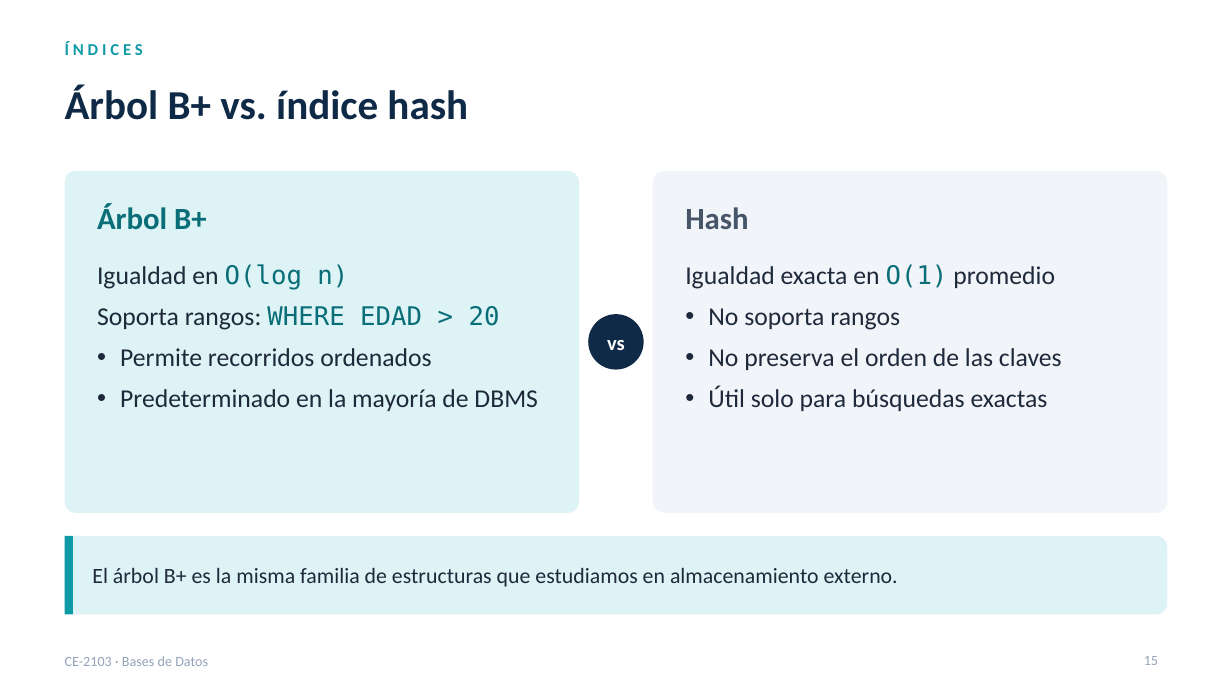
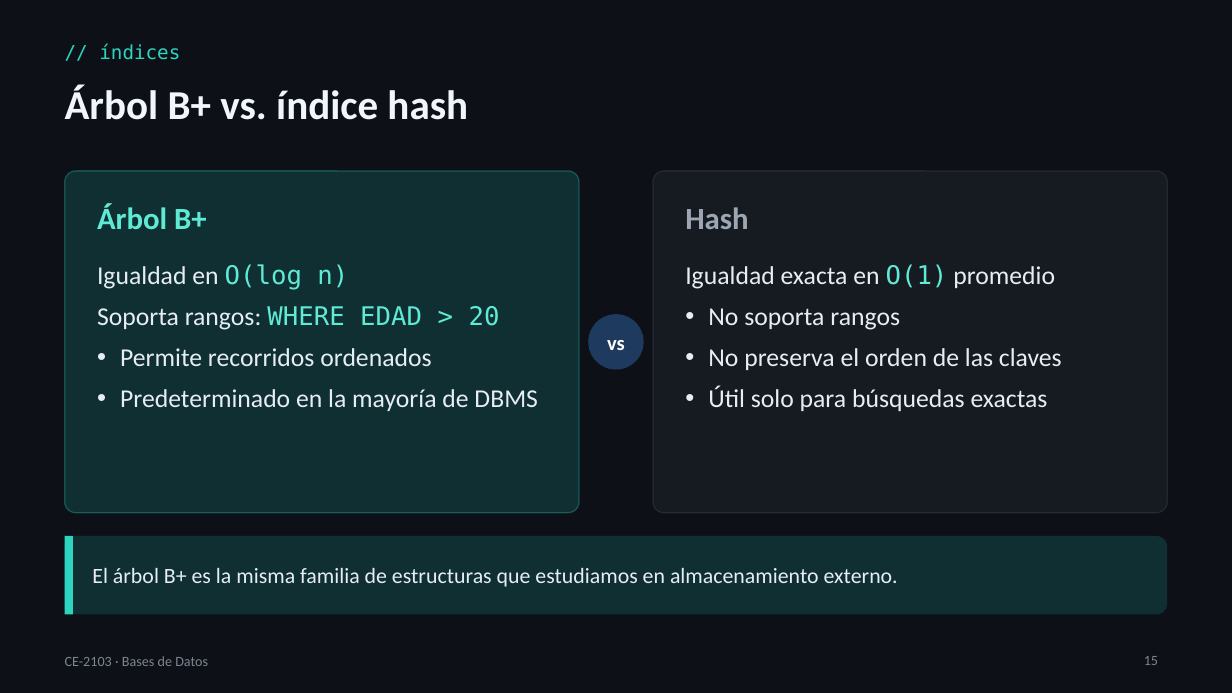
Before and after one commit to itcr-computer-engineering/data-structures-and-algorithms, a slide deck: slide 15 of presentaciones/ce-2103/Lección 08 - Bases de Datos.pptx. Drawn at 1232x693 pixels with LibreOffice and Linux fonts; fonts in the diff are those of the drawing. Boxes give left, top, right and bottom in pixels: in the first picture for what was removed or moved away, otherwise in the second. Text is boxed around its words. In the diff, an @@ line names an element or a change of style, - is before the commit and + after.

```diff
--- a/presentaciones/ce-2103/Lección 08 - Bases de Datos.pptx
+++ b/presentaciones/ce-2103/Lección 08 - Bases de Datos.pptx
@@ background #FFFFFF to #0D1117 @@
@@ text "// índices" at box(99, 44, 180, 60): vertical alignment top to middle @@
@@ text at box(99, 44, 180, 60): text changed; size 13 to 15 pt; font Calibri to DejaVu Sans Mono; text colour #0E9AA7 to #2DD4BF; bold off @@
-ÍNDICES
+// índices
@@ text "Árbol B+ vs. índice hash" at box(65, 85, 468, 120): text colour #0F2A47 to #F0F6FC @@
@@ rounded rectangle at box(65, 171, 579, 513): fill #DDF3F5 to #0F2F33; outline none to #2DD4BF 1 pt @@
@@ rounded rectangle at box(653, 171, 1168, 513): fill #F1F5F9 to #161B22; outline none to #4B5563 1 pt @@
@@ text "Árbol B+" at box(97, 203, 207, 229): text colour #0A6E78 to #5EEAD4 @@
@@ text "Hash" at box(685, 207, 748, 229): text colour #475569 to #9DA7B3 @@
@@ text "Igualdad en O(log n)" at box(97, 264, 538, 411): text colour #1E293B to #E6EDF3 in "Igualdad en", "Soporta rangos:", "Permite recorridos ordenados", "Predeterminado en la mayoría de DBMS"; text colour #0A6E78 to #5EEAD4 in "O(log n)", "WHERE EDAD > 20" @@
@@ text "Igualdad exacta en O(1) promedio" at box(685, 264, 1062, 411): text colour #1E293B to #E6EDF3; text colour #0A6E78 to #5EEAD4 in "O(1)" @@
@@ ellipse "vs" at box(589, 314, 644, 370): fill #0F2A47 to #1F3A5F @@
@@ rounded rectangle at box(65, 536, 1167, 615): fill #DDF3F5 to #0F2F33 @@
@@ rectangle at box(65, 536, 73, 615): fill #0E9AA7 to #2DD4BF @@
@@ text "El árbol B+ es la ..." at box(92, 568, 898, 587): text colour #1E293B to #E6EDF3 @@
@@ text "CE-2103 · Bases de Datos" at box(65, 656, 208, 666): text colour #94A3B8 to #7D8590 @@
@@ page number at box(1144, 656, 1158, 665): text colour #94A3B8 to #7D8590 @@
```
Also in this commit, not shown: 29 other slides changed, 11 slides added, 8 other files.
